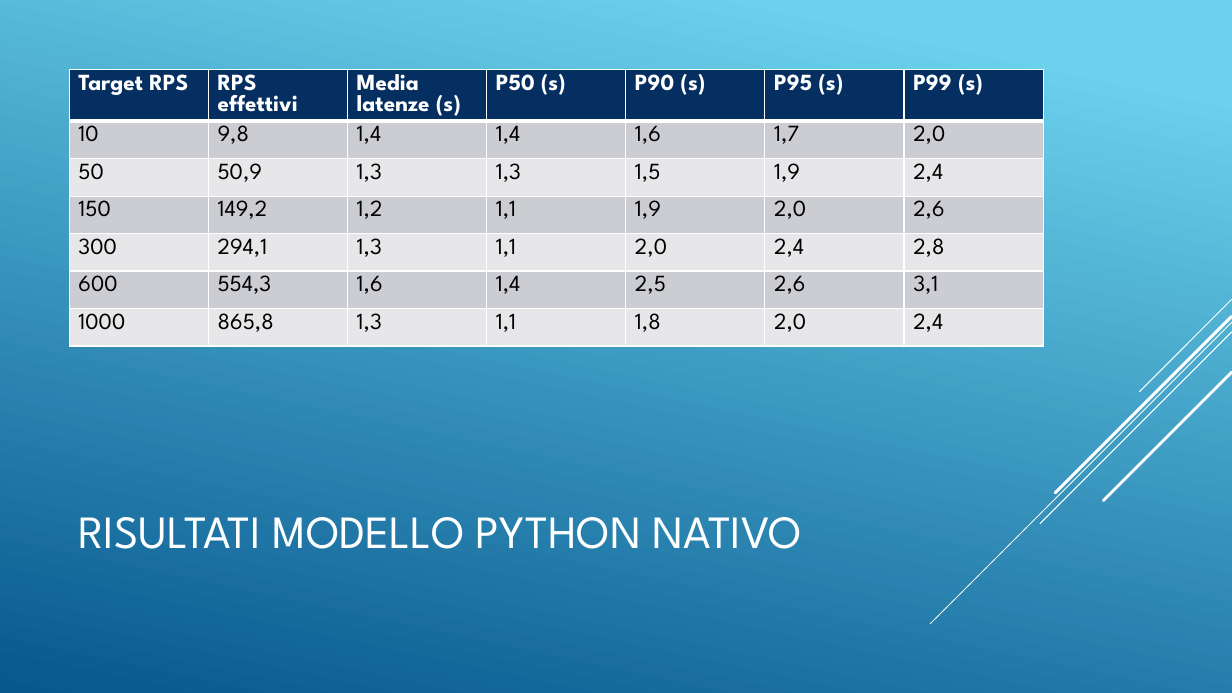
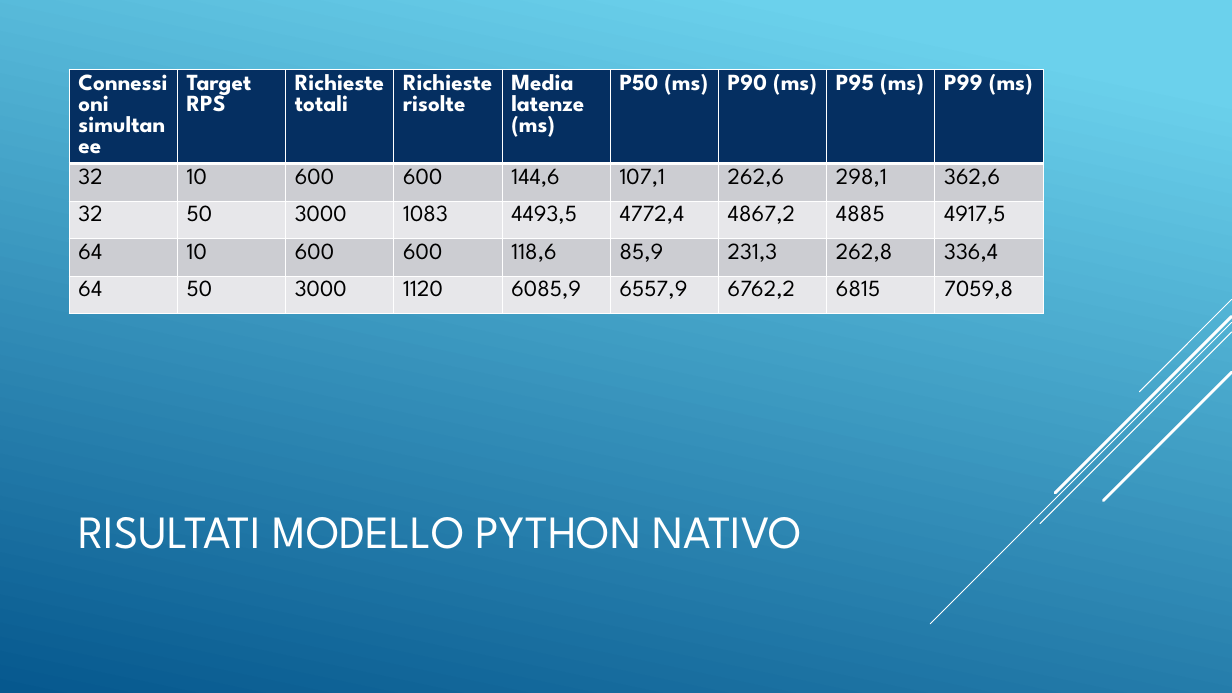
Before and after one commit to Bognanni/gsasrec-py-rust, a slide deck: slide 21 of Gsasrec.pptx. Drawn at 1232x693 pixels with LibreOffice and Linux fonts; fonts in the diff are those of the drawing. Boxes give left, top, right and bottom in pixels: in the first picture for what was removed or moved away, otherwise in the second. Text is boxed around its words. In the diff, an @@ line names an element or a change of style, - is before the commit and + after.

Commit message:
Fix: python binding with Rust

```diff
--- a/Gsasrec.pptx
+++ b/Gsasrec.pptx
@@ table at (69,69,1043,339) @@
-Target RPS | RPS effettivi | Media latenze (s) | P50 (s) | P90 (s) | P95 (s) | P99 (s)
-10 | 9,8 | 1,4 | 1,4 | 1,6 | 1,7 | 2,0
-50 | 50,9 | 1,3 | 1,3 | 1,5 | 1,9 | 2,4
-150 | 149,2 | 1,2 | 1,1 | 1,9 | 2,0 | 2,6
-300 | 294,1 | 1,3 | 1,1 | 2,0 | 2,4 | 2,8
-600 | 554,3 | 1,6 | 1,4 | 2,5 | 2,6 | 3,1
-1000 | 865,8 | 1,3 | 1,1 | 1,8 | 2,0 | 2,4
+Connessioni simultanee | Target RPS | Richieste totali | Richieste risolte | Media latenze (ms) | P50 (ms) | P90 (ms) | P95 (ms) | P99 (ms)
+32 | 10 | 600 | 600 | 144,6 | 107,1 | 262,6 | 298,1 | 362,6
+32 | 50 | 3000 | 1083 | 4493,5 | 4772,4 | 4867,2 | 4885 | 4917,5
+64 | 10 | 600 | 600 | 118,6 | 85,9 | 231,3 | 262,8 | 336,4
+64 | 50 | 3000 | 1120 | 6085,9 | 6557,9 | 6762,2 | 6815 | 7059,8
```
Also in this commit, not shown: 3 other slides changed, 5 slides added, 2 slides removed, 8 other files.
